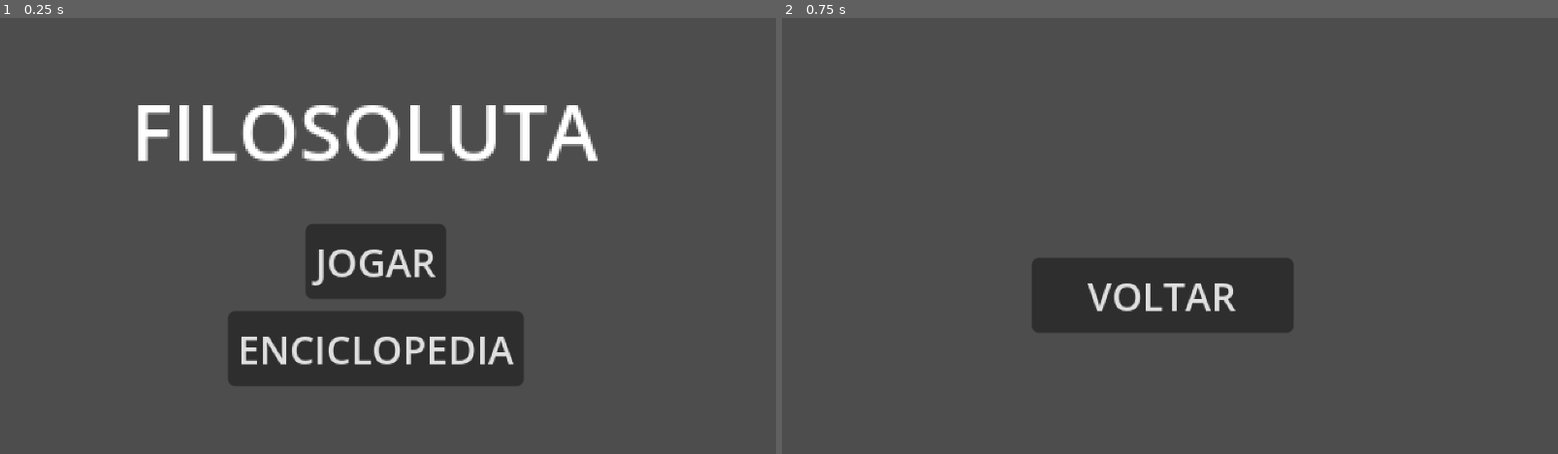
Above: before the commit, frames 1-2 (left to right).
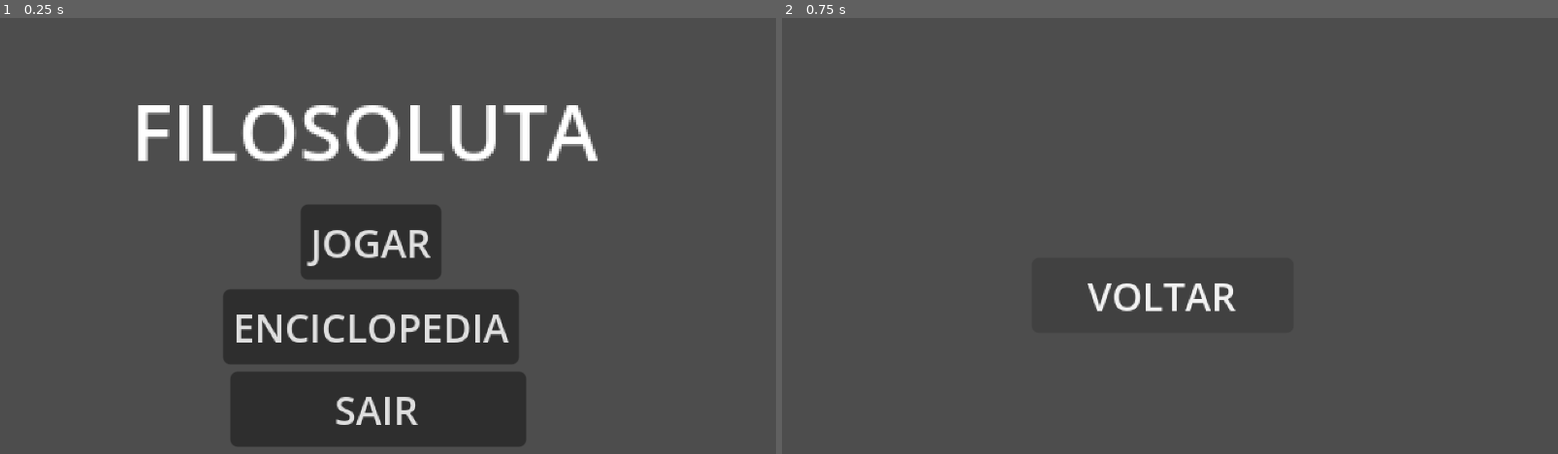
Above: after the commit, the same moments.

Repository: ArthurNaue/Filosoluta
Game: Godot game, scene res://main_scenes/main_menu/main_menu.tscn
Same seed, same stepped clock (60 frames per second), same inputs: the game is played once before the commit and once after it. Before the commit the project starts from res://main_scenes/main_menu.tscn. The engine's default icon, where the game draws it, is replaced by a stand-in: a white triangle on a blue panel in a dark square.
Inputs:
- Up to frame 1 (0.25 s): no input
- Up to frame 2 (0.75 s): click "ENCICLOPEDIA" at 0.5 s

The runs differ from the first frame. In frame 1, 12% of the frame differs, in the area x 28-68%, y 42-99%; in frame 2, less than 0.1%.

Commit message:
Adicionei algumas personalizacoes de personagem e comecei a enciclopedia

Diff:
--- a/entities/components/hitbox_component.gd
+++ b/entities/components/hitbox_component.gd
@@ -18,4 +18,4 @@
 			print("parry")
 		else:
 			print("colisao")
-			hitbox.healthComponent.damage(damageStats.damageNumber)
+		hitbox.healthComponent.damage(damageStats.damageNumber)
--- a/entities/enemy/enemy.gd
+++ b/entities/enemy/enemy.gd
@@ -1,4 +1,6 @@
 extends Entitie
+
+var phylosopher: Nietzsche
 
 func _physics_process(_delta: float) -> void:
 	move_and_slide()
--- /dev/null
+++ b/entities/philosophers/nietzsche/nietzsche.gd
@@ -0,0 +1,2 @@
+extends Player
+class_name Nietzsche
--- /dev/null
+++ b/entities/philosophers/nietzsche/nietzsche.tscn
@@ -0,0 +1,63 @@
+[gd_scene format=3 uid="uid://cggryd5vv2n40"]
+
+[ext_resource type="Script" uid="uid://c5iu6rtq77rro" path="res://entities/player/player.gd" id="1_ixq66"]
+[ext_resource type="Resource" uid="uid://cfynpfnajjtm7" path="res://entities/philosophers/nietzsche/nitzsche_stats.tres" id="2_ccof4"]
+[ext_resource type="Texture2D" uid="uid://d3rhf7mmhinjb" path="res://assets/images/fighters/socrates/socrates.png" id="3_ngqpy"]
+[ext_resource type="Script" uid="uid://cf1hscqo8douw" path="res://state_machine/state_machine.gd" id="4_o1dwu"]
+[ext_resource type="Script" uid="uid://c3pwik7h0xucn" path="res://entities/player/states/movement_state.gd" id="5_o8jnk"]
+[ext_resource type="Script" uid="uid://cdtu18ewkxuc1" path="res://entities/states/entitie_stunned_state.gd" id="6_r08td"]
+[ext_resource type="Script" uid="uid://cg77mgcst4knl" path="res://entities/states/entitie_parry_state.gd" id="7_ikjcg"]
+[ext_resource type="Script" uid="uid://cjbkicxktblhs" path="res://entities/components/health_component.gd" id="8_5bl26"]
+[ext_resource type="Script" uid="uid://n50l8l8xfyul" path="res://entities/components/hitbox_component.gd" id="9_p203x"]
+[ext_resource type="Script" uid="uid://bkwncca5rbti4" path="res://state_machine/state_text.gd" id="10_fuw1c"]
+
+[sub_resource type="RectangleShape2D" id="RectangleShape2D_ke3jp"]
+size = Vector2(15, 23)
+
+[node name="Nietzsche" type="CharacterBody2D" unique_id=399425830 node_paths=PackedStringArray("entitieStateMachine")]
+script = ExtResource("1_ixq66")
+entitieStateMachine = NodePath("StateMachine")
+entitieStats = ExtResource("2_ccof4")
+metadata/_custom_type_script = "uid://c5iu6rtq77rro"
+
+[node name="Sprite2D" type="Sprite2D" parent="." unique_id=595038867]
+texture_filter = 1
+texture = ExtResource("3_ngqpy")
+
+[node name="StateMachine" type="Node2D" parent="." unique_id=1789278297 node_paths=PackedStringArray("initialState")]
+script = ExtResource("4_o1dwu")
+initialState = NodePath("PlayerMovementState")
+metadata/_custom_type_script = "uid://cf1hscqo8douw"
+
+[node name="PlayerMovementState" type="Node2D" parent="StateMachine" unique_id=1794946398]
+script = ExtResource("5_o8jnk")
+
+[node name="EntitieStunnedState" type="Node2D" parent="StateMachine" unique_id=777234330]
+script = ExtResource("6_r08td")
+metadata/_custom_type_script = "uid://cdtu18ewkxuc1"
+
+[node name="EntitieParryState" type="Node2D" parent="StateMachine" unique_id=1639460961]
+script = ExtResource("7_ikjcg")
+metadata/_custom_type_script = "uid://cg77mgcst4knl"
+
+[node name="HealthComponent" type="Node2D" parent="." unique_id=1852786235]
+script = ExtResource("8_5bl26")
+metadata/_custom_type_script = "uid://cjbkicxktblhs"
+
+[node name="HitboxComponent" type="Area2D" parent="." unique_id=1656259293 node_paths=PackedStringArray("healthComponent")]
+script = ExtResource("9_p203x")
+healthComponent = NodePath("../HealthComponent")
+metadata/_custom_type_script = "uid://n50l8l8xfyul"
+
+[node name="CollisionShape2D" type="CollisionShape2D" parent="HitboxComponent" unique_id=1934933360]
+position = Vector2(-2.5, -0.5)
+shape = SubResource("RectangleShape2D_ke3jp")
+
+[node name="StateText" type="RichTextLabel" parent="." unique_id=1870007912]
+offset_left = -32.0
+offset_top = -30.0
+offset_right = 170.0
+offset_bottom = 7.0
+scale = Vector2(0.3, 0.3)
+script = ExtResource("10_fuw1c")
+metadata/_custom_type_script = "uid://bkwncca5rbti4"
--- /dev/null
+++ b/entities/philosophers/nietzsche/nitzsche_stats.tres
@@ -0,0 +1,11 @@
+[gd_resource type="Resource" script_class="EntitieStats" format=3 uid="uid://cfynpfnajjtm7"]
+
+[ext_resource type="Script" uid="uid://c6toauqoo3nsq" path="res://entities/resources/entitie_stats.gd" id="1_xndug"]
+[ext_resource type="Texture2D" uid="uid://d3rhf7mmhinjb" path="res://assets/images/fighters/socrates/socrates.png" id="2_mblvh"]
+
+[resource]
+script = ExtResource("1_xndug")
+sprite = ExtResource("2_mblvh")
+health = 2
+moveSpeed = 2
+metadata/_custom_type_script = "uid://c6toauqoo3nsq"
--- /dev/null
+++ b/entities/philosophers/socrates/socrates.gd
@@ -0,0 +1,2 @@
+extends Player
+class_name Socrates
--- /dev/null
+++ b/entities/philosophers/socrates/socrates.tscn
@@ -0,0 +1,63 @@
+[gd_scene format=3 uid="uid://mlm2ly3jbc25"]
+
+[ext_resource type="Script" uid="uid://c5iu6rtq77rro" path="res://entities/player/player.gd" id="1_m3yc4"]
+[ext_resource type="Resource" uid="uid://cl4c04io3o3x2" path="res://entities/philosophers/socrates/socrates_stats.tres" id="2_gl1p8"]
+[ext_resource type="Texture2D" uid="uid://d3rhf7mmhinjb" path="res://assets/images/fighters/socrates/socrates.png" id="2_s5vgy"]
+[ext_resource type="Script" uid="uid://cf1hscqo8douw" path="res://state_machine/state_machine.gd" id="3_gl1p8"]
+[ext_resource type="Script" uid="uid://c3pwik7h0xucn" path="res://entities/player/states/movement_state.gd" id="4_d7rxr"]
+[ext_resource type="Script" uid="uid://cdtu18ewkxuc1" path="res://entities/states/entitie_stunned_state.gd" id="5_7v7wf"]
+[ext_resource type="Script" uid="uid://cg77mgcst4knl" path="res://entities/states/entitie_parry_state.gd" id="6_vxfvo"]
+[ext_resource type="Script" uid="uid://cjbkicxktblhs" path="res://entities/components/health_component.gd" id="7_ssbe1"]
+[ext_resource type="Script" uid="uid://n50l8l8xfyul" path="res://entities/components/hitbox_component.gd" id="8_pxxuo"]
+[ext_resource type="Script" uid="uid://bkwncca5rbti4" path="res://state_machine/state_text.gd" id="9_hrqsc"]
+
+[sub_resource type="RectangleShape2D" id="RectangleShape2D_ke3jp"]
+size = Vector2(15, 23)
+
+[node name="Socrates" type="CharacterBody2D" unique_id=399425830 node_paths=PackedStringArray("entitieStateMachine")]
+script = ExtResource("1_m3yc4")
+entitieStateMachine = NodePath("StateMachine")
+entitieStats = ExtResource("2_gl1p8")
+metadata/_custom_type_script = "uid://c5iu6rtq77rro"
+
+[node name="Sprite2D" type="Sprite2D" parent="." unique_id=595038867]
+texture_filter = 1
+texture = ExtResource("2_s5vgy")
+
+[node name="StateMachine" type="Node2D" parent="." unique_id=1789278297 node_paths=PackedStringArray("initialState")]
+script = ExtResource("3_gl1p8")
+initialState = NodePath("PlayerMovementState")
+metadata/_custom_type_script = "uid://cf1hscqo8douw"
+
+[node name="PlayerMovementState" type="Node2D" parent="StateMachine" unique_id=1794946398]
+script = ExtResource("4_d7rxr")
+
+[node name="EntitieStunnedState" type="Node2D" parent="StateMachine" unique_id=777234330]
+script = ExtResource("5_7v7wf")
+metadata/_custom_type_script = "uid://cdtu18ewkxuc1"
+
+[node name="EntitieParryState" type="Node2D" parent="StateMachine" unique_id=1639460961]
+script = ExtResource("6_vxfvo")
+metadata/_custom_type_script = "uid://cg77mgcst4knl"
+
+[node name="HealthComponent" type="Node2D" parent="." unique_id=1852786235]
+script = ExtResource("7_ssbe1")
+metadata/_custom_type_script = "uid://cjbkicxktblhs"
+
+[node name="HitboxComponent" type="Area2D" parent="." unique_id=1656259293 node_paths=PackedStringArray("healthComponent")]
+script = ExtResource("8_pxxuo")
+healthComponent = NodePath("../HealthComponent")
+metadata/_custom_type_script = "uid://n50l8l8xfyul"
+
+[node name="CollisionShape2D" type="CollisionShape2D" parent="HitboxComponent" unique_id=1934933360]
+position = Vector2(-2.5, -0.5)
+shape = SubResource("RectangleShape2D_ke3jp")
+
+[node name="StateText" type="RichTextLabel" parent="." unique_id=1870007912]
+offset_left = -32.0
+offset_top = -30.0
+offset_right = 170.0
+offset_bottom = 7.0
+scale = Vector2(0.3, 0.3)
+script = ExtResource("9_hrqsc")
+metadata/_custom_type_script = "uid://bkwncca5rbti4"
--- /dev/null
+++ b/entities/philosophers/socrates/socrates_stats.tres
@@ -0,0 +1,11 @@
+[gd_resource type="Resource" script_class="EntitieStats" format=3 uid="uid://cl4c04io3o3x2"]
+
+[ext_resource type="Script" uid="uid://c6toauqoo3nsq" path="res://entities/resources/entitie_stats.gd" id="1_bwhpi"]
+[ext_resource type="Texture2D" uid="uid://d3rhf7mmhinjb" path="res://assets/images/fighters/socrates/socrates.png" id="2_xaxfq"]
+
+[resource]
+script = ExtResource("1_bwhpi")
+sprite = ExtResource("2_xaxfq")
+health = 3
+moveSpeed = 1
+metadata/_custom_type_script = "uid://c6toauqoo3nsq"
--- a/entities/player/player.tscn
+++ b/entities/player/player.tscn
@@ -1,8 +1,8 @@
-[gd_scene format=3 uid="uid://i1orkjkix6g3"]
+[gd_scene format=3 uid="uid://h7sc38ldef0a"]
 
 [ext_resource type="Script" uid="uid://cf1hscqo8douw" path="res://state_machine/state_machine.gd" id="1_dovo2"]
 [ext_resource type="Script" uid="uid://c5iu6rtq77rro" path="res://entities/player/player.gd" id="1_qjkh3"]
-[ext_resource type="Resource" uid="uid://ct55geol8utk1" path="res://entities/player/player_stats.tres" id="2_8fjmc"]
+[ext_resource type="Script" uid="uid://c6toauqoo3nsq" path="res://entities/resources/entitie_stats.gd" id="2_wvtmh"]
 [ext_resource type="Texture2D" uid="uid://d3rhf7mmhinjb" path="res://assets/images/fighters/socrates/socrates.png" id="3_wvtmh"]
 [ext_resource type="Script" uid="uid://c3pwik7h0xucn" path="res://entities/player/states/movement_state.gd" id="3_yw30f"]
 [ext_resource type="Script" uid="uid://cdtu18ewkxuc1" path="res://entities/states/entitie_stunned_state.gd" id="4_qjkh3"]
@@ -11,14 +11,20 @@
 [ext_resource type="Script" uid="uid://n50l8l8xfyul" path="res://entities/components/hitbox_component.gd" id="8_26q78"]
 [ext_resource type="Script" uid="uid://bkwncca5rbti4" path="res://state_machine/state_text.gd" id="9_bectd"]
 
+[sub_resource type="Resource" id="Resource_7thud"]
+script = ExtResource("2_wvtmh")
+health = 3
+moveSpeed = 1
+metadata/_custom_type_script = "uid://c6toauqoo3nsq"
+
 [sub_resource type="RectangleShape2D" id="RectangleShape2D_bectd"]
-size = Vector2(14, 23)
+size = Vector2(15, 23)
 
 [node name="Player" type="CharacterBody2D" unique_id=1509402790 node_paths=PackedStringArray("entitieStateMachine") groups=["player"]]
 collision_mask = 2
 script = ExtResource("1_qjkh3")
 entitieStateMachine = NodePath("StateMachine")
-entitieStats = ExtResource("2_8fjmc")
+entitieStats = SubResource("Resource_7thud")
 
 [node name="Sprite2D" type="Sprite2D" parent="." unique_id=1712278773]
 texture_filter = 1
@@ -50,7 +56,7 @@
 metadata/_custom_type_script = "uid://n50l8l8xfyul"
 
 [node name="CollisionShape2D" type="CollisionShape2D" parent="HitboxComponent" unique_id=1423150715]
-position = Vector2(-2, -0.5)
+position = Vector2(-2.5, -0.5)
 shape = SubResource("RectangleShape2D_bectd")
 
 [node name="StateText" type="RichTextLabel" parent="." unique_id=1528637495]
--- a/entities/player/states/movement_state.gd
+++ b/entities/player/states/movement_state.gd
@@ -5,14 +5,14 @@
 var gravity = 8
 
 func state_physics_process(_delta: float) -> void:
-	if Input.is_action_pressed("A"):
+	if Input.is_action_pressed("A") && entitie.global_position.x >= 20:
 		entitie.global_position.x -= 10 * moveSpeed
-	if Input.is_action_pressed("D"):
+	if Input.is_action_pressed("D") && entitie.global_position.x <= 320:
 		entitie.global_position.x += 10 * moveSpeed
 	if Input.is_action_just_pressed("SPACE") and entitie.global_position.y >= 133:
 		entitie.global_position.y -= 100
 
-	if entitie.global_position.y < 133:
+	if entitie.global_position.y < 134:
 		entitie.global_position.y += gravity
 
 	if Input.is_action_just_pressed("F"):
--- a/entities/resources/entitie_stats.gd
+++ b/entities/resources/entitie_stats.gd
@@ -1,5 +1,6 @@
 extends Resource
 class_name EntitieStats
 
+@export var sprite: Texture
 @export var health: int
 @export var moveSpeed: int
--- a/entities/skills/enemy/bullet/enemy_bullet.tscn
+++ b/entities/skills/enemy/bullet/enemy_bullet.tscn
@@ -9,7 +9,7 @@
 size = Vector2(126.666664, 126.666664)
 
 [node name="EnemyBullet" type="CharacterBody2D" unique_id=166844699]
-scale = Vector2(0.3, 0.3)
+scale = Vector2(0.1, 0.1)
 script = ExtResource("1_1l3ps")
 
 [node name="Sprite2D" type="Sprite2D" parent="." unique_id=1868303856]
--- a/main_scenes/enciclopedia/enciclopedia.gd
+++ b/main_scenes/enciclopedia/enciclopedia.gd
@@ -1,4 +1,11 @@
 extends Node2D
 
+func _ready():
+	for philosofer in GameController.philosophers:
+		var philosoferImage = Sprite2D.new()
+		philosoferImage.texture = philosofer.sprite
+		philosoferImage.global_position = Vector2(300, 300)
+		add_child(philosoferImage)
+
 func _on_voltar_button_pressed():
-	get_tree().change_scene_to_file("res://main_scenes/main_menu.tscn")
+	get_tree().change_scene_to_file("res://main_scenes/main_menu/main_menu.tscn")
--- /dev/null
+++ b/main_scenes/main_game/main.gd
@@ -0,0 +1,2 @@
+extends Node2D
+class_name MainGame
--- /dev/null
+++ b/main_scenes/main_game/main.tscn
@@ -0,0 +1,21 @@
+[gd_scene format=3 uid="uid://d0dpqro3cafib"]
+
+[ext_resource type="PackedScene" uid="uid://h7sc38ldef0a" path="res://entities/player/player.tscn" id="1_8e5s8"]
+[ext_resource type="Script" uid="uid://bkel0impto3nt" path="res://main_scenes/main_game/main.gd" id="1_v517d"]
+[ext_resource type="PackedScene" uid="uid://bqjj85hm3qlyp" path="res://entities/enemy/enemy.tscn" id="2_i0cl8"]
+[ext_resource type="Texture2D" uid="uid://vlu05c1atn4a" path="res://assets/images/backgrounds/background.png" id="2_xxyhp"]
+
+[node name="Main" type="Node2D" unique_id=1903541426]
+position = Vector2(-20, -1)
+script = ExtResource("1_v517d")
+
+[node name="Ground" type="Sprite2D" parent="." unique_id=342970501]
+texture_filter = 1
+position = Vector2(180, 91)
+texture = ExtResource("2_xxyhp")
+
+[node name="Enemy" parent="." unique_id=1746242185 instance=ExtResource("2_i0cl8")]
+position = Vector2(330, 134)
+
+[node name="Player" parent="." unique_id=1509402790 instance=ExtResource("1_8e5s8")]
+position = Vector2(38, 133)
--- /dev/null
+++ b/main_scenes/main_menu/main_menu.gd
@@ -0,0 +1,10 @@
+extends Node2D
+
+func _on_play_button_pressed():
+	get_tree().change_scene_to_file("res://main_scenes/main_game/main.tscn")
+
+func _on_enciclopedia_button_pressed():
+	get_tree().change_scene_to_file("res://main_scenes/enciclopedia/enciclopedia.tscn")
+
+func _on_exit_button_pressed():
+	get_tree().quit()
--- /dev/null
+++ b/main_scenes/main_menu/main_menu.tscn
@@ -0,0 +1,40 @@
+[gd_scene format=3 uid="uid://cgv15l2tllup6"]
+
+[ext_resource type="Script" uid="uid://i3lsb3q74kjv" path="res://main_scenes/main_menu/main_menu.gd" id="1_gvura"]
+
+[node name="MainMenu" type="Node2D" unique_id=527019577]
+script = ExtResource("1_gvura")
+
+[node name="MenuText" type="RichTextLabel" parent="." unique_id=808529544]
+texture_filter = 1
+offset_left = 54.0
+offset_top = 23.0
+offset_right = 159.25
+offset_bottom = 47.75
+scale = Vector2(2, 2)
+text = "FILOSOLUTA"
+
+[node name="PlayButton" type="Button" parent="." unique_id=1166860119]
+offset_left = 124.0
+offset_top = 77.0
+offset_right = 182.0
+offset_bottom = 108.0
+text = "JOGAR"
+
+[node name="EnciclopediaButton" type="Button" parent="." unique_id=260513537]
+offset_left = 92.0
+offset_top = 112.0
+offset_right = 214.0
+offset_bottom = 143.0
+text = "ENCICLOPEDIA"
+
+[node name="ExitButton" type="Button" parent="." unique_id=204818748]
+offset_left = 95.0
+offset_top = 146.0
+offset_right = 217.0
+offset_bottom = 177.0
+text = "SAIR"
+
+[connection signal="pressed" from="PlayButton" to="." method="_on_play_button_pressed"]
+[connection signal="pressed" from="EnciclopediaButton" to="." method="_on_enciclopedia_button_pressed"]
+[connection signal="pressed" from="ExitButton" to="." method="_on_exit_button_pressed"]
--- /dev/null
+++ b/main_scripts/game_controller.gd
@@ -0,0 +1,10 @@
+extends Node2D
+
+var socrates = preload("res://entities/philosophers/socrates/socrates_stats.tres")
+var nietzsche = preload("res://entities/philosophers/nietzsche/nitzsche_stats.tres")
+
+var philosophers = [socrates, nietzsche]
+
+func _process(_delta: float) -> void:
+	if Input.is_action_just_pressed("ESC"):
+		get_tree().change_scene_to_file("res://main_scenes/main_menu/main_menu.tscn")
--- a/project.godot
+++ b/project.godot
@@ -10,14 +10,14 @@
 
 [application]
 
-config/name="Teste"
+config/name="Filosoluta"
 run/main_scene="uid://cgv15l2tllup6"
 config/features=PackedStringArray("4.6", "Forward Plus")
-config/icon="res://assets/images/icon.svg"
+config/icon="uid://d3rhf7mmhinjb"
 
 [autoload]
 
-Main="*uid://bvwthlk25qj8y"
+GameController="*uid://bwa75fe8iwy25"
 
 [display]
 
Not shown, added: entities/philosophers/nietzsche/nietzsche.gd.uid
Not shown, added: entities/philosophers/socrates/socrates.gd.uid
Not shown, changed: export_presets.cfg
Not shown, added: main_scenes/main_game/main.gd.uid
Not shown, added: main_scenes/main_menu/main_menu.gd.uid
Not shown, added: main_scripts/game_controller.gd.uid
Not shown, added: .editorconfig
Not shown, added: .gitattributes
Not shown, added: .gitignore
